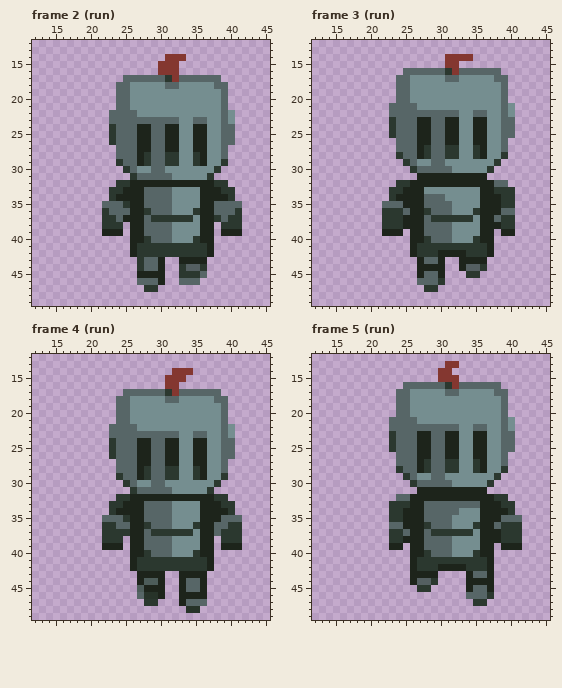
Edited in one commit: pixel-art file (Dimension Deck/Assets_Aesprite/Sprites/player/knight/down-knight.aseprite). The picture above was drawn from the file before the commit.
64x64 pixels, 17 frames. Colours within 5 levels of each other are drawn and written as one. Shown: frame 2 (run): x 12..45, y 12..49; frame 3 (run): x 12..45, y 12..49; frame 4 (run): x 12..45, y 12..49; frame 5 (run): x 12..45, y 12..49. The commit also changed other frames, which this record leaves out.
Now the later version:
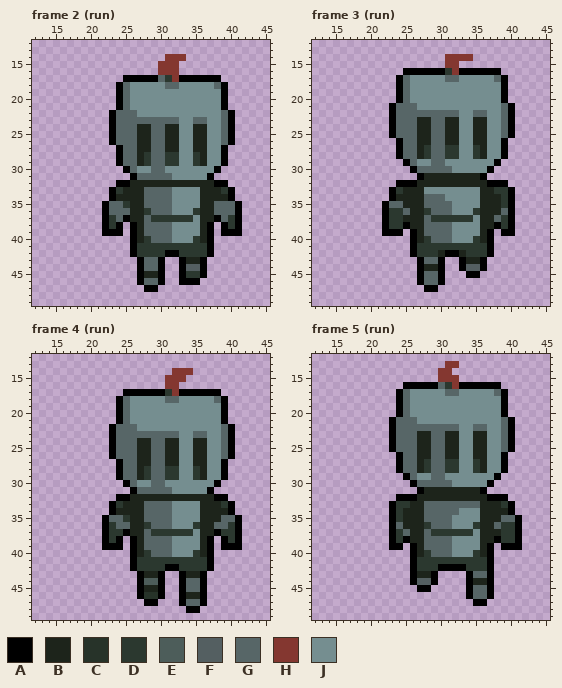
Palette (. is transparent): A #000000  B #1d241b  C #273329  D #2b382f  E #4d5d5a  F #545f61  G #576667  H #843730  J #758e90
Changes in this commit:
Changed rows in their new state; - is an unchanged pixel.
Frame 2 (run):
first column x 22:
17 ---AAAAA---AAAAAA---
18 --A--------------A--
19 --A--------------A--
20 --A--------------A--
21 --A--------------A--
22 -A----------------A-
23 -A----------------A-
24 -A----------------A-
25 -A----------------A-
26 -A----------------A-
27 --A--------------A--
28 --A--------------A--
29 --A--------------A--
30 ---A------------A---
31 ----A----------A----
32 --AA------------AA--
33 -A----------------A-
34 -A----------------A-
35 A------------------A
36 A------------------A
37 A--A------------A--A
38 A-A-A----------A-A-A
39 AAA-A----------A-AAA
40 ----A----------A----
41 ----A----------A----
42 ----A----AA----A----
43 -----A--A--A--A-----
44 -----A--A--A--A-----
45 -----A--A--A--A-----
46 -----A--A--AAA------
47 ------AA------------
Frame 3 (run):
first column x 22:
16 ---AAAAAA--AAAAAA--
17 --A--------------A-
18 --A--------------A-
19 --A--------------A-
20 --A--------------A-
21 -A----------------A
22 -A----------------A
23 -A----------------A
24 -A----------------A
25 -A----------------A
26 --A--------------A-
27 --A--------------A-
28 --A--------------A-
29 ---A------------A--
30 ----A----------A---
31 -----A--------A----
32 --AAA----------AAA-
33 -A----------------A
34 -A----------------A
35 A-----------------A
36 A-----------------A
37 A-----------------A
38 A--A------------A-A
39 AAA-A----------A-AA
40 ----A----------A---
41 ----A----------A---
42 ----A----AA----A---
43 -----A--A--A--A----
44 -----A--A--A--A----
45 -----A--A---AA-----
46 -----A--A----------
47 ------AA-----------
Frame 4 (run):
first column x 22:
17 ---AAAAAA--AAAAAA---
18 --A--------------A--
19 --A--------------A--
20 --A--------------A--
21 --A--------------A--
22 -A----------------A-
23 -A----------------A-
24 -A----------------A-
25 -A----------------A-
26 -A----------------A-
27 --A--------------A--
28 --A--------------A--
29 --A--------------A--
30 ---A------------A---
31 ----A----------A----
32 --AA------------AA--
33 -A----------------A-
34 -A----------------A-
35 A------------------A
36 A------------------A
37 A--A------------A--A
38 A-A-A----------A-A-A
39 AAA-A----------A-AAA
40 ----A----------A----
41 ----A----------A----
42 ----A----AA----A----
43 -----A--A--A--A-----
44 -----A--A--A--A-----
45 -----A--A--A--A-----
46 -----A--A--A--A-----
47 ------AA---A--A-----
48 ------------AA------
Frame 5 (run):
first column x 23:
16 --AAAAA---AAAAAA---
17 -A--------------A--
18 -A--------------A--
19 -A--------------A--
20 -A--------------A--
21 A----------------A-
22 A----------------A-
23 A----------------A-
24 A----------------A-
25 A----------------A-
26 -A--------------A--
27 -A--------------A--
28 -A--------------A--
29 --A------------A---
30 ---A----------A----
31 ----A--------A-----
32 -AAA----------AAA--
33 A----------------A-
34 A----------------A-
35 A-----------------A
36 A-----------------A
37 A-----------------A
38 A-A------------A--A
39 AA-A----------A-AAA
40 ---A----------A----
41 ---A----------A----
42 ---A---AAAA---A----
43 ---A--A----A--A----
44 ---A--A----A--A----
45 ----AA-----A--A----
46 -----------A--A----
47 ------------AA-----
Changed places in both pictures, as pixel boxes (x1, y1, x2, y2):
changed: (102, 75, 242, 292)
changed: (382, 68, 515, 292)
changed: (102, 389, 242, 613)
changed: (389, 382, 522, 606)
